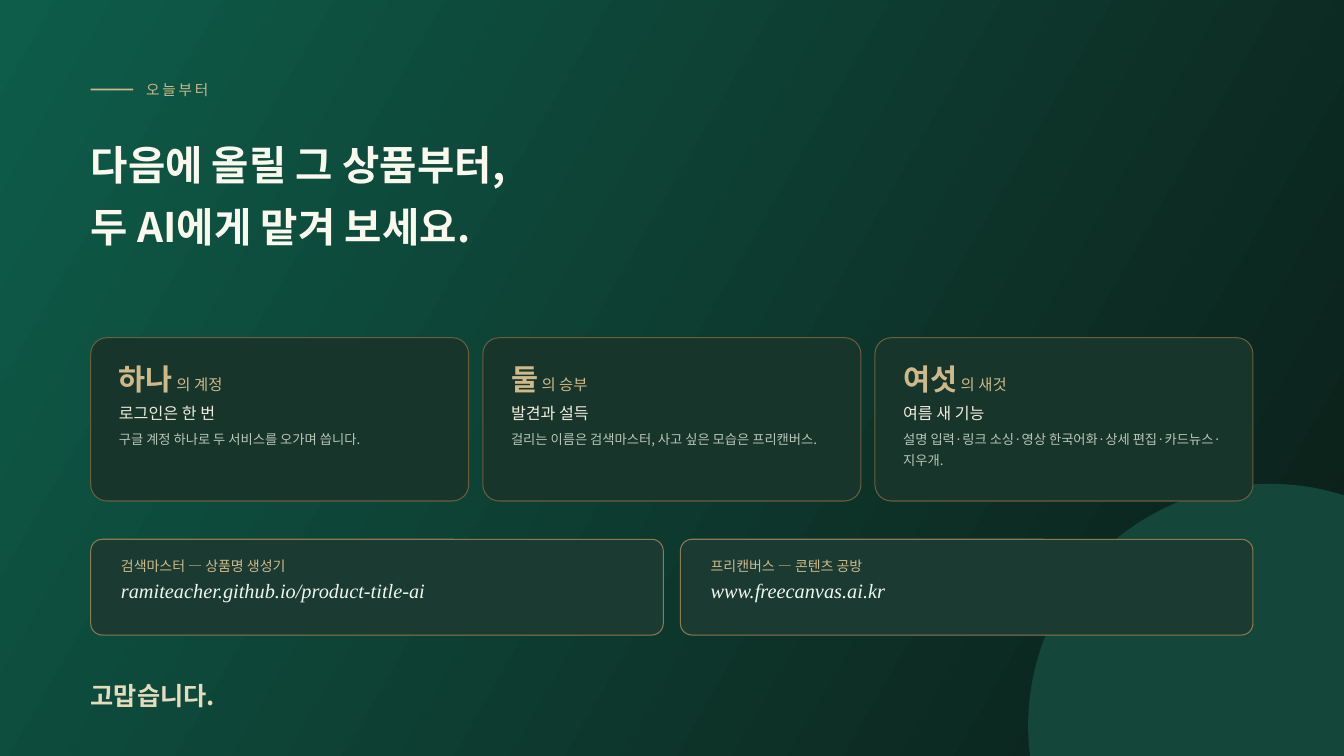
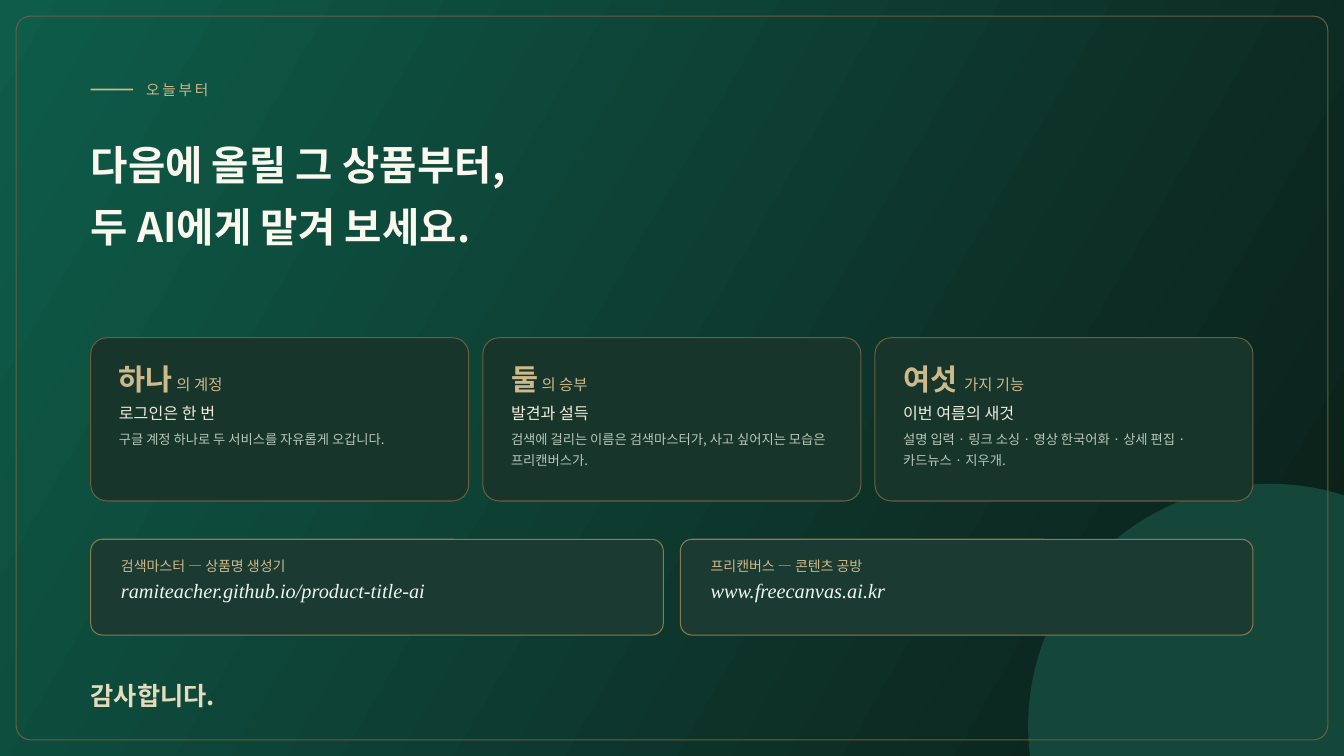
Before and after one commit to ramiteacher/searchmaster-x-freecanvas, a slide deck: slide 17 of slides.pptx. Drawn at 1344x756 pixels with LibreOffice and Linux fonts; fonts in the diff are those of the drawing. Boxes give left, top, right and bottom in pixels: in the first picture for what was removed or moved away, otherwise in the second. Text is boxed around its words. In the diff, an @@ line names an element or a change of style, - is before the commit and + after.

```diff
--- a/slides.pptx
+++ b/slides.pptx
@@ rounded rectangle added at [16, 16, 1328, 740], outline #6B5E3F 0.75 pt @@
@@ text at [903, 365, 1175, 466]: text changed @@
-여섯 의 새것
-여름 새 기능
-설명 입력·링크 소싱·영상 한국어화·상세 편집·카드뉴스·지우개.
+여섯 가지 기능
+이번 여름의 새것
+설명 입력 · 링크 소싱 · 영상 한국어화 · 상세 편집 · 카드뉴스 · 지우개.
@@ text at [119, 433, 385, 445]: text changed @@
-구글 계정 하나로 두 서비스를 오가며 씁니다.
+구글 계정 하나로 두 서비스를 자유롭게 오갑니다.
@@ text at [511, 433, 826, 466]: text changed @@
-걸리는 이름은 검색마스터, 사고 싶은 모습은 프리캔버스.
+검색에 걸리는 이름은 검색마스터가, 사고 싶어지는 모습은 프리캔버스가.
@@ text at [91, 683, 215, 708]: text changed @@
-고맙습니다.
+감사합니다.
```
Also in this commit, not shown: 16 other slides changed, 1 other file.
